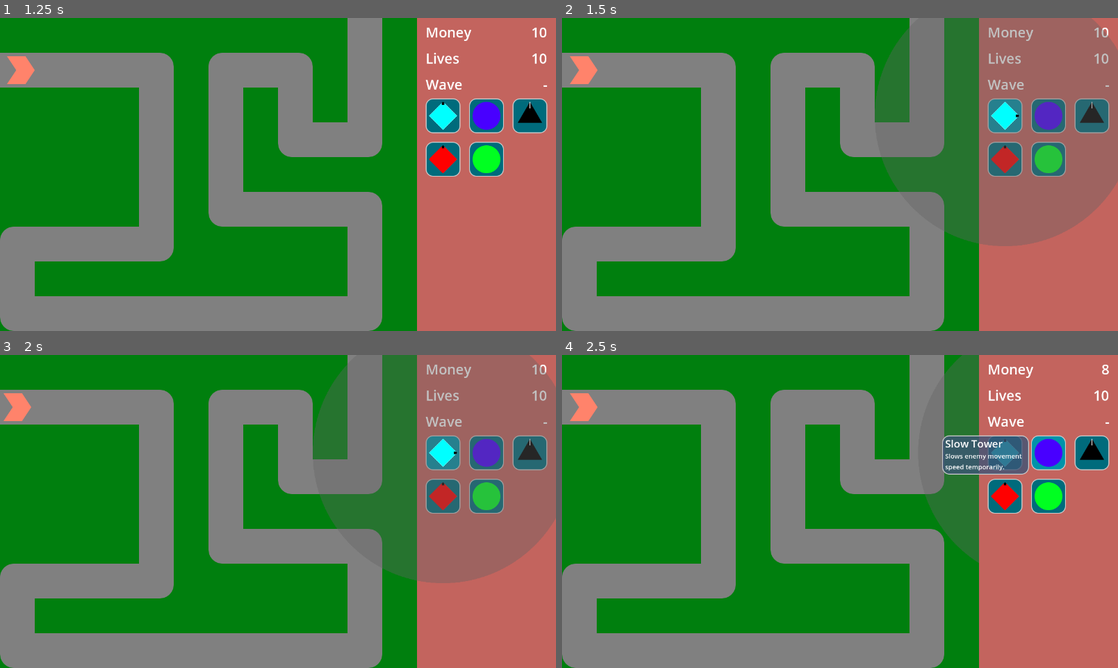
Above: before the commit, frames 1-4 (two rows, left to right).
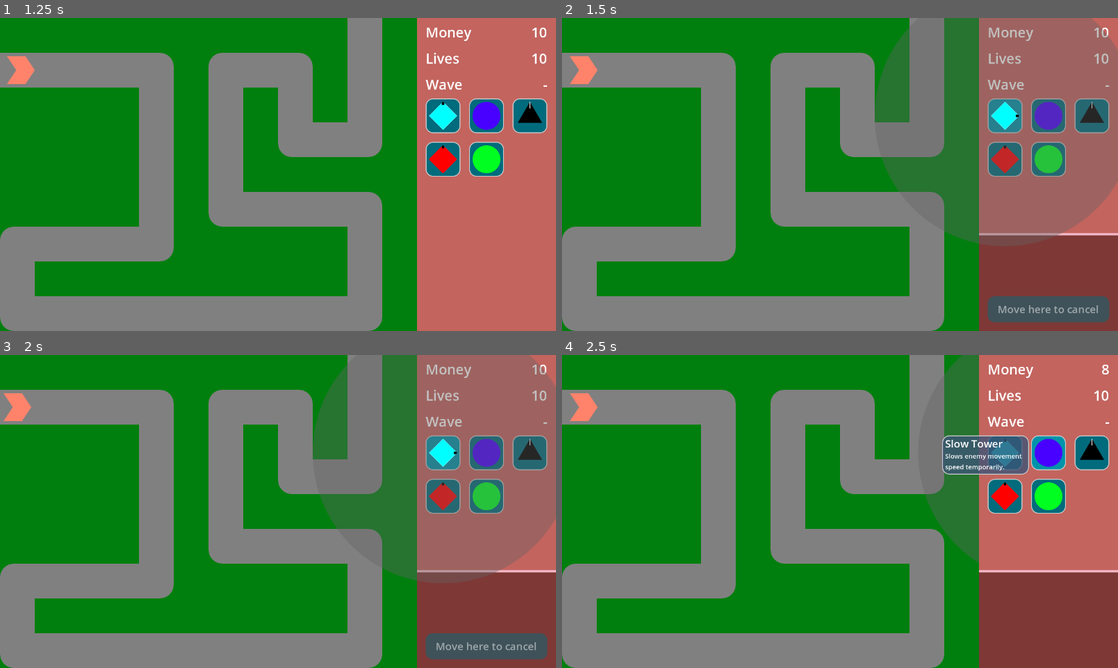
Above: after the commit, the same moments.

Repository: phrasmotica/godot-tower-defence
Game: Godot game, scene res://scenes/game.tscn
The game is run twice, just before and just after one commit, with the same random seed, the same clock (stepped at 60 frames per second) and the same inputs.
Inputs (mouse positions are in pixels of both pictures, inside the frame that each line leads up to):
- Up to frame 1 (1.25 s): click "Play path 0" at 0.5 s
- Up to frame 2 (1.5 s): click (1006, 115) at 1.25 s
- Up to frame 3 (2 s): no input
- Up to frame 4 (2.5 s): click (1051, 452) at 2 s

Frame 1 is identical in both runs. In frame 2, 7.8% of the frame differs, in the area x 75-100%, y 68-100%; in frame 3, 7.8%; in frame 4, 7.8%.

Commit message:
Animate tower UI in when placing a new tower

Diff:
--- a/scripts/game_ui.gd
+++ b/scripts/game_ui.gd
@@ -109,6 +109,9 @@
 	placing_tower.set_placing()
 	placing_tower.hide()
 
+	tower_ui.hide_ui()
+	animate_show_ui()
+
 	tower_placing.emit(placing_tower)
 
 	placing_tower.on_placed.connect(_on_placing_tower_placed)
@@ -223,6 +226,8 @@
 
 	stop_tower_creation()
 
+	animate_hide_ui()
+
 func _on_tower_ui_upgrade_tower(index: int):
 	upgrade_tower.emit(index)
 
